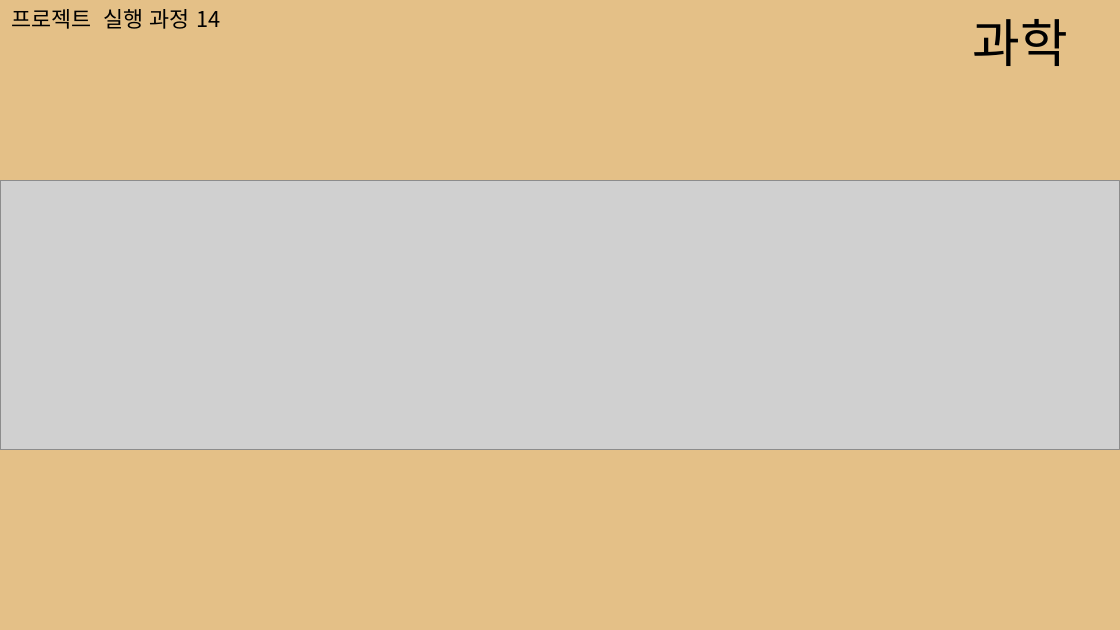
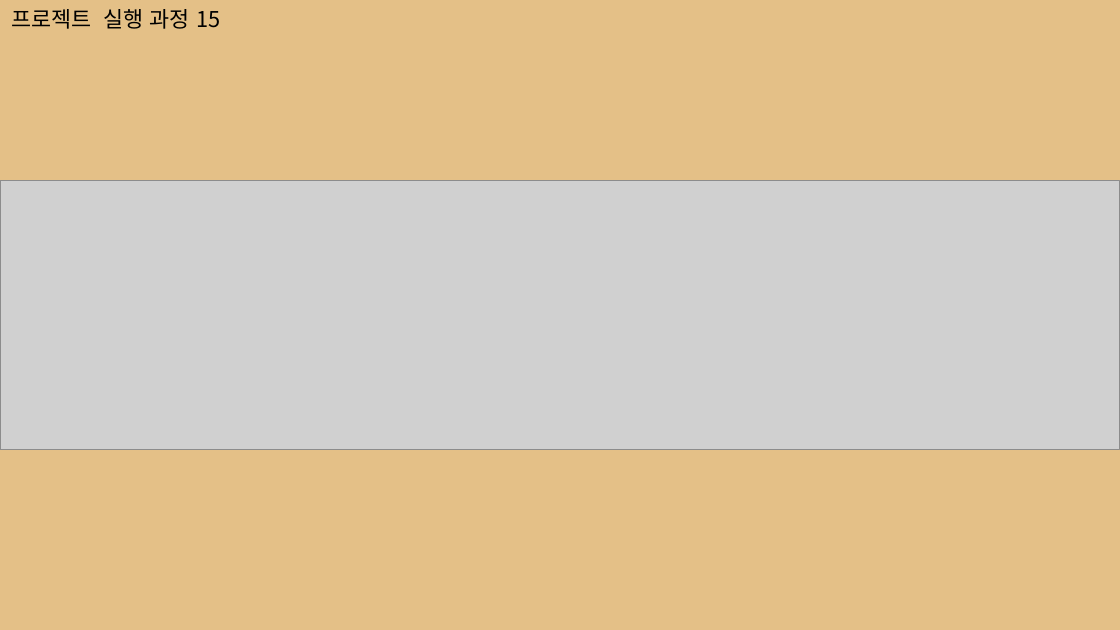
Before and after one commit to mkm625/test_git, a slide deck: slide 18 of 맞춤형 학습 도우미-5조_진행1.pptx (slide 17 before the commit). Drawn at 1120x630 pixels with LibreOffice and Linux fonts; fonts in the diff are those of the drawing; grey boxes stand for pictures. Boxes give left, top, right and bottom in pixels: in the first picture for what was removed or moved away, otherwise in the second. Text is boxed around its words. In the diff, an @@ line names an element or a change of style, - is before the commit and + after.

```diff
--- a/맞춤형 학습 도우미-5조_진행1.pptx
+++ b/맞춤형 학습 도우미-5조_진행1.pptx
@@ text at bbox=[11, 9, 220, 29]: text changed @@
-프로젝트 실행 과정 14
+프로젝트 실행 과정 15
@@ text removed at bbox=[972, 19, 1067, 66] @@
-과학
```
Also in this commit, not shown: 3 other slides changed, 1 slide added.
